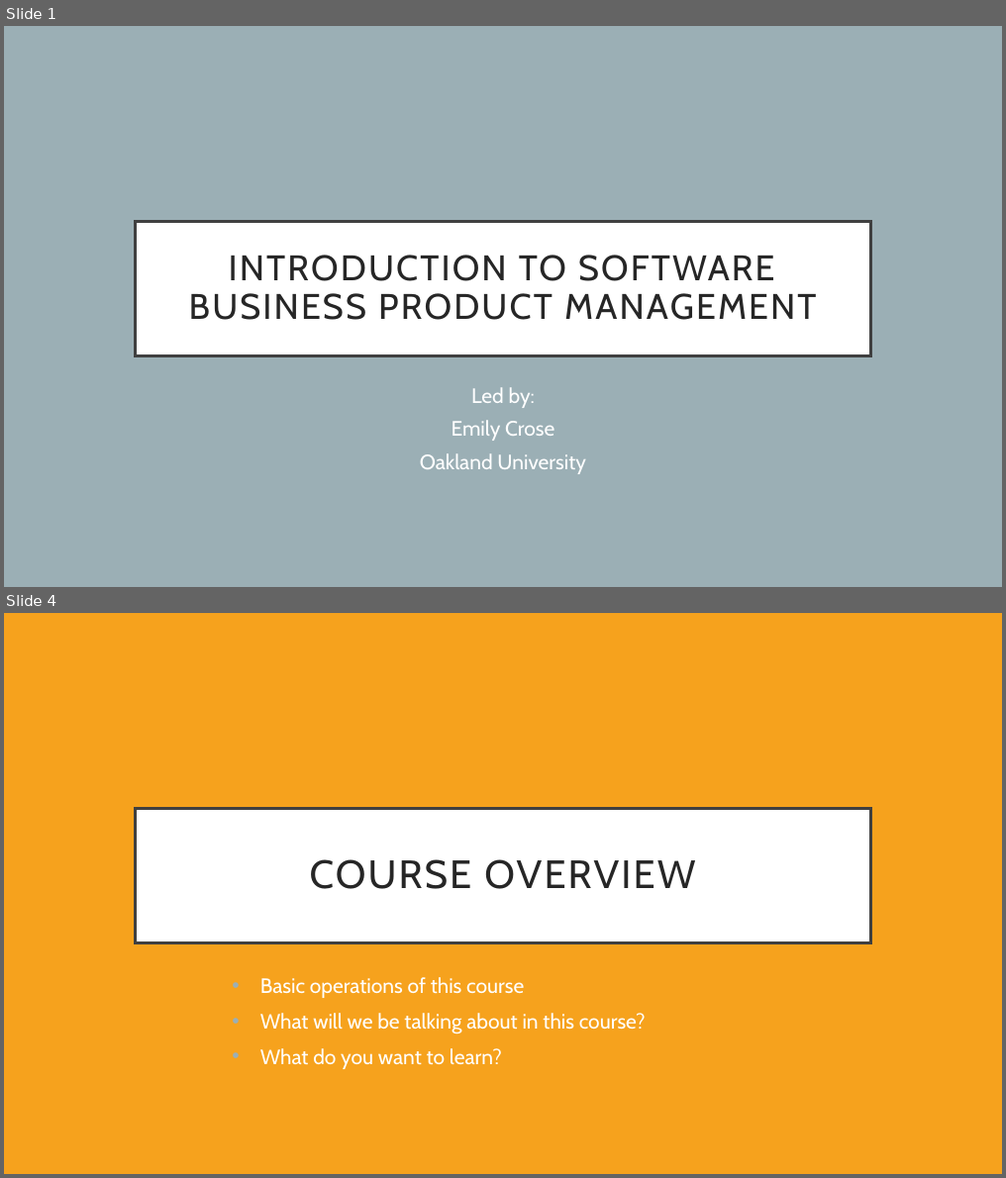
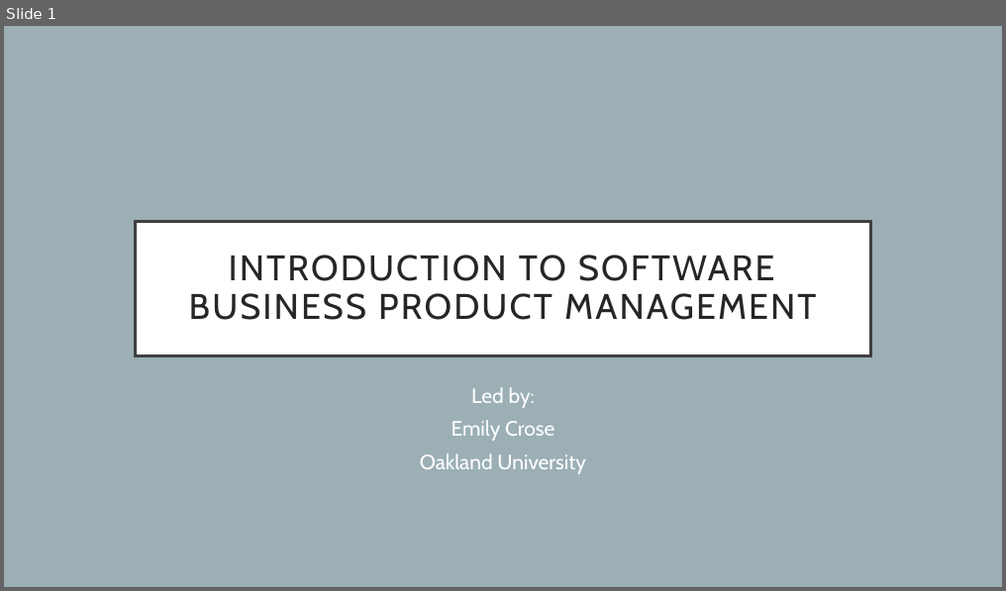
Before and after one commit to hexa-decim8/ISBPM, a slide deck: Class_Materials/Week_1/Day_3/ISBPM w1d3.pptx. Shown one above the other, each under a label of ours: slides 1 and 4 before the commit, slide 1 after it; the slides between them are not shown. The pictures are 1006x1178 and 1006x591 pixels, drawn with LibreOffice and Linux fonts; fonts in the diff are those of the drawing. Boxes give left, top, right and bottom in pixels: in the first picture for what was removed or moved away, otherwise in the second. Text is boxed around its words. In the diff, an @@ line names an element or a change of style, - is before the commit and + after.

```diff
--- a/Class_Materials/Week_1/Day_3/ISBPM w1d3.pptx
+++ b/Class_Materials/Week_1/Day_3/ISBPM w1d3.pptx
@@ slide 4 removed at (x1=4, y1=613, x2=1002, y2=1174), background #F6A21D @@
@@ title removed at (x1=135, y1=808, x2=871, y2=943) @@
-COURSE OVERVIEW
@@ text removed at (x1=260, y1=977, x2=646, y2=1069) @@
-• Basic operations of this course
-• What will we be talking about in this course?
-• What do you want to learn?
```
Also in this commit, not shown: 7 slides added, 5 other slides removed, 1 other file.
